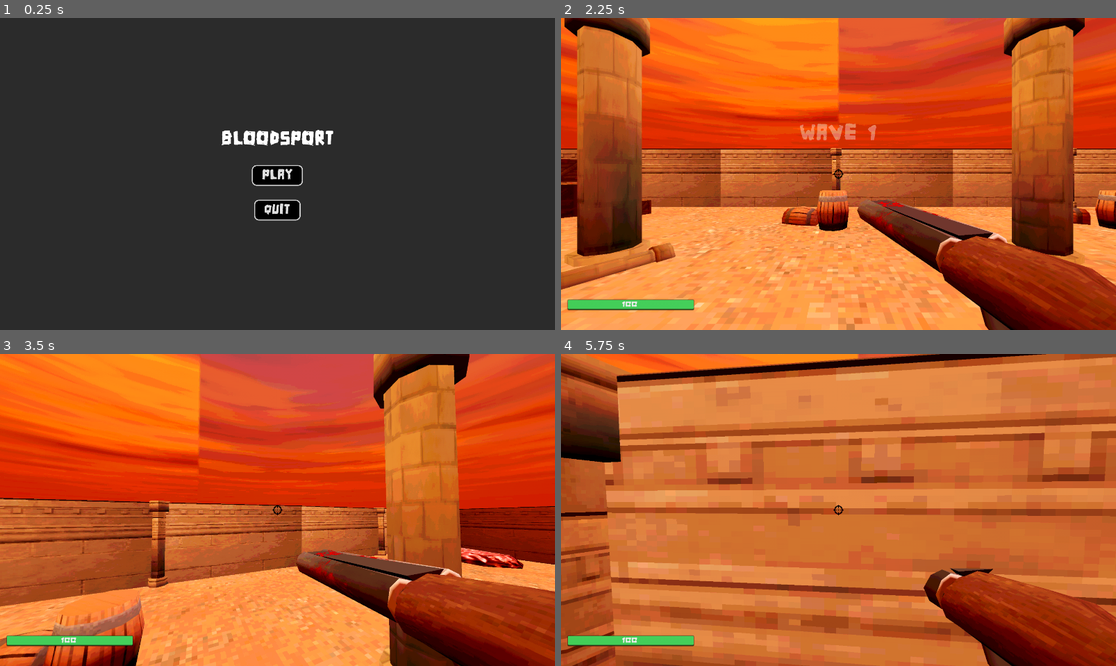
Above: before the commit, frames 1-4 (two rows, left to right).
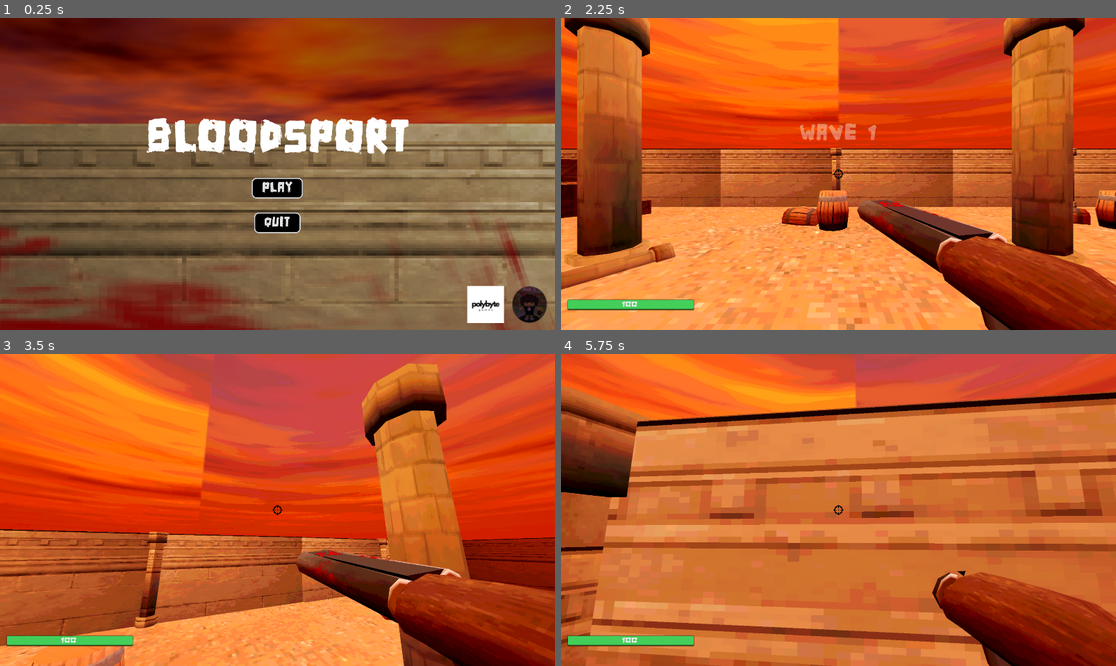
Above: after the commit, the same moments.

Repository: dalton-f/bloodsport
Game: Godot game, scene res://Entities/UI/MainMenu/MainMenu.tscn
Two runs of this game, one before a commit and one after it. Both use one fixed random seed, a clock stepped at 60 frames per second and the inputs below.
Inputs (mouse positions are in pixels of both pictures, inside the frame that each line leads up to):
- Up to frame 1 (0.25 s): no input
- Up to frame 2 (2.25 s): click (1049, 305) at 0.52 s; click (1088, 305) at 1.27 s; click "PLAY" at 2 s
- Up to frame 3 (3.5 s): move the mouse to (305, 510) at 2.77 s; press the mouse at (305, 510) at 2.78 s; hold W (up) from 2.78 s (still down); tap Space (jump) at 3.02 s
- Up to frame 4 (5.75 s): keep holding W (up); move the mouse to (810, 510) at 3.52 s; release the mouse at (810, 510) at 3.53 s; tap Shift (sprint) at 3.6, 5.1 s; tap Space (jump) at 3.77, 5.27 s; move the mouse to (849, 503) at 4.27 s; press the mouse at (849, 503) at 4.28 s; move the mouse to (832, 516) at 5.02 s; release the mouse at (832, 516) at 5.03 s

The runs differ from the first frame. In frame 1, 98% of the frame differs, in the area x 0-100%, y 0-100%; in frame 2, nothing differs; in frame 3, 43%; in frame 4, 48%.

Commit message:
Main menu updates

Diff:
--- a/Entities/UI/MainMenu/MainMenu.gd
+++ b/Entities/UI/MainMenu/MainMenu.gd
@@ -7,6 +7,8 @@
 
 	%Play.pressed.connect(play)
 	%Quit.pressed.connect(exit)
+	%PolybyteCredit.pressed.connect(polybyte)
+	%RoachCredit.pressed.connect(roach)
 
 # Load the main game scene after it has been loaded
 func play():
@@ -17,3 +19,9 @@
 # Quits the game
 func exit():
 	get_tree().quit()
+
+func polybyte():
+	OS.shell_open("https://www.youtube.com/@polybytegames")
+
+func roach():
+	OS.shell_open("https://mutantmelod.itch.io/")
--- a/Entities/UI/MainMenu/MainMenu.tscn
+++ b/Entities/UI/MainMenu/MainMenu.tscn
@@ -1,10 +1,28 @@
-[gd_scene load_steps=5 format=3 uid="uid://bekjvdfkibsur"]
+[gd_scene load_steps=9 format=3 uid="uid://bekjvdfkibsur"]
 
 [ext_resource type="Script" uid="uid://dj68o3l51b3vf" path="res://Entities/UI/MainMenu/MainMenu.gd" id="1_6i2oa"]
 [ext_resource type="AudioStream" uid="uid://dcwd4i2na4pia" path="res://Assets/Audio/music_1.mp3" id="2_ix86x"]
+[ext_resource type="Texture2D" uid="uid://eiak5f57xbv3" path="res://Assets/Textures/menu_bg.png" id="3_f8sv2"]
+[ext_resource type="Texture2D" uid="uid://dy61hi7bq3gyp" path="res://Assets/Textures/polybytegames_logo.png" id="3_gn4nv"]
+[ext_resource type="Texture2D" uid="uid://wayf47m5mx5r" path="res://Assets/Textures/roach_logo.png" id="4_cwvmp"]
 
 [sub_resource type="StyleBoxFlat" id="StyleBoxFlat_lc837"]
 bg_color = Color(0, 0, 0, 1)
+border_width_left = 4
+border_width_top = 4
+border_width_right = 4
+border_width_bottom = 4
+corner_radius_top_left = 16
+corner_radius_top_right = 16
+corner_radius_bottom_right = 16
+corner_radius_bottom_left = 16
+expand_margin_left = 32.0
+expand_margin_top = 8.0
+expand_margin_right = 32.0
+expand_margin_bottom = 8.0
+
+[sub_resource type="StyleBoxFlat" id="StyleBoxFlat_f8sv2"]
+bg_color = Color(0.15294118, 0.15294118, 0.15294118, 1)
 border_width_left = 4
 border_width_top = 4
 border_width_right = 4
@@ -43,49 +61,77 @@
 script = ExtResource("1_6i2oa")
 music = ExtResource("2_ix86x")
 
-[node name="ColorRect" type="ColorRect" parent="."]
+[node name="ColorRect" type="TextureRect" parent="."]
 layout_mode = 1
 anchors_preset = 15
 anchor_right = 1.0
 anchor_bottom = 1.0
 grow_horizontal = 2
 grow_vertical = 2
-color = Color(0.16862746, 0.16862746, 0.16862746, 1)
+texture = ExtResource("3_f8sv2")
 
-[node name="CenterContainer" type="CenterContainer" parent="."]
+[node name="MarginContainer" type="MarginContainer" parent="."]
 layout_mode = 1
 anchors_preset = 15
 anchor_right = 1.0
 anchor_bottom = 1.0
 grow_horizontal = 2
 grow_vertical = 2
+theme_override_constants/margin_left = 24
+theme_override_constants/margin_top = 24
+theme_override_constants/margin_right = 24
+theme_override_constants/margin_bottom = 24
 
-[node name="VBoxContainer" type="VBoxContainer" parent="CenterContainer"]
+[node name="SplitContainer" type="HBoxContainer" parent="MarginContainer"]
+layout_mode = 2
+size_flags_horizontal = 8
+size_flags_vertical = 8
+theme_override_constants/separation = 24
+
+[node name="PolybyteCredit" type="TextureButton" parent="MarginContainer/SplitContainer"]
+unique_name_in_owner = true
+layout_mode = 2
+texture_normal = ExtResource("3_gn4nv")
+stretch_mode = 5
+
+[node name="RoachCredit" type="TextureButton" parent="MarginContainer/SplitContainer"]
+unique_name_in_owner = true
+layout_mode = 2
+texture_normal = ExtResource("4_cwvmp")
+
+[node name="CenterContainer" type="CenterContainer" parent="MarginContainer"]
+layout_mode = 2
+size_flags_horizontal = 4
+size_flags_vertical = 4
+
+[node name="VBoxContainer" type="VBoxContainer" parent="MarginContainer/CenterContainer"]
 layout_mode = 2
 theme_override_constants/separation = 64
 
-[node name="RichTextLabel" type="RichTextLabel" parent="CenterContainer/VBoxContainer"]
+[node name="RichTextLabel" type="RichTextLabel" parent="MarginContainer/CenterContainer/VBoxContainer"]
 layout_mode = 2
-theme_override_font_sizes/normal_font_size = 64
+theme_override_font_sizes/normal_font_size = 150
 text = "BLOODSPORT"
 fit_content = true
 autowrap_mode = 0
 
-[node name="Play" type="Button" parent="CenterContainer/VBoxContainer"]
+[node name="Play" type="Button" parent="MarginContainer/CenterContainer/VBoxContainer"]
 unique_name_in_owner = true
 layout_mode = 2
 size_flags_horizontal = 4
 size_flags_vertical = 4
 theme_override_font_sizes/font_size = 46
 theme_override_styles/normal = SubResource("StyleBoxFlat_lc837")
+theme_override_styles/pressed = SubResource("StyleBoxFlat_f8sv2")
 theme_override_styles/hover = SubResource("StyleBoxFlat_6i2oa")
 text = "PLAY"
 
-[node name="Quit" type="Button" parent="CenterContainer/VBoxContainer"]
+[node name="Quit" type="Button" parent="MarginContainer/CenterContainer/VBoxContainer"]
 unique_name_in_owner = true
 layout_mode = 2
 size_flags_horizontal = 4
 theme_override_font_sizes/font_size = 46
 theme_override_styles/normal = SubResource("StyleBoxFlat_lc837")
+theme_override_styles/pressed = SubResource("StyleBoxFlat_6i2oa")
 theme_override_styles/hover = SubResource("StyleBoxFlat_6i2oa")
 text = "QUIT"
Binary file added: Assets/Textures/menu_bg.png
Not shown, added: Assets/Textures/menu_bg.png.import
Binary file added: Assets/Textures/polybytegames_logo.png
Not shown, added: Assets/Textures/polybytegames_logo.png.import
Binary file added: Assets/Textures/roach_logo.png
Not shown, added: Assets/Textures/roach_logo.png.import
